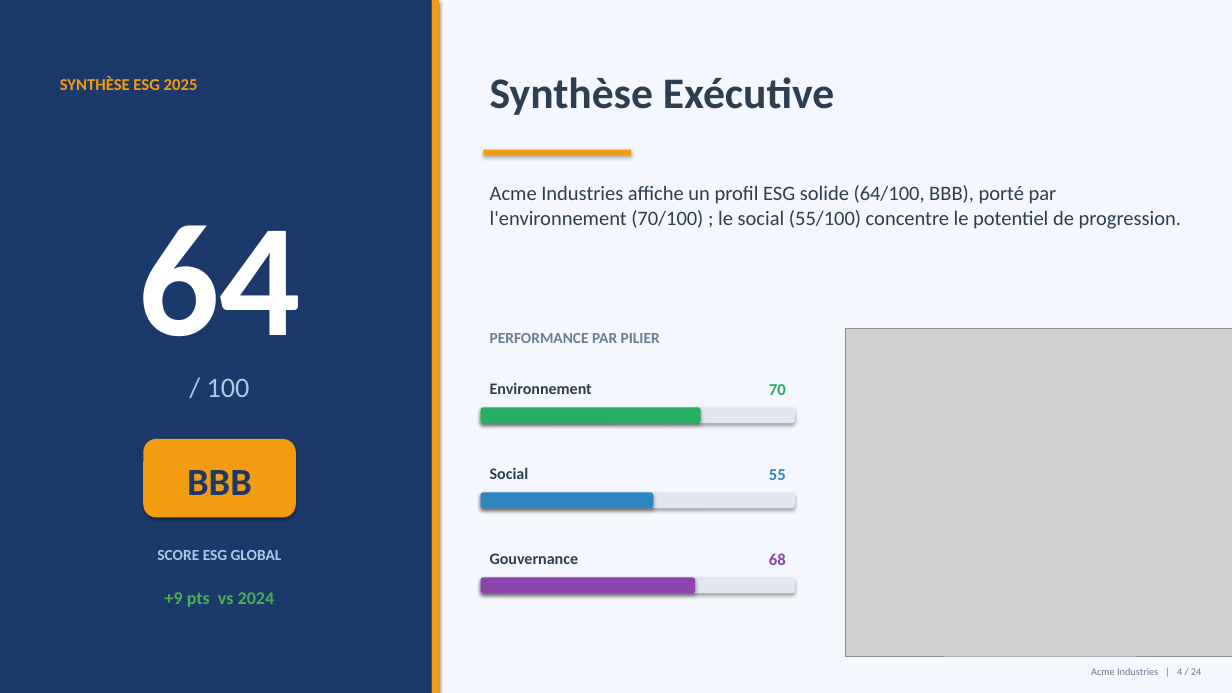
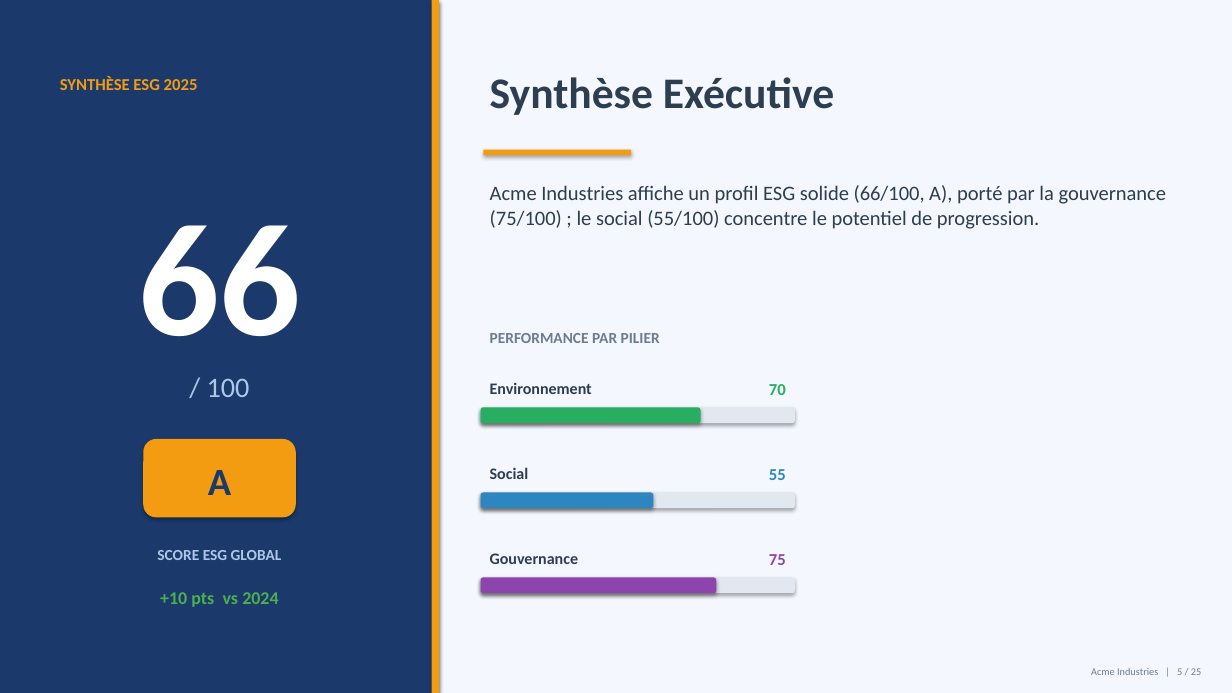
Before and after one commit to mehdiarrais-bot/Ethereal-ESG, a slide deck: slide 5 of examples/Presentation.pptx (slide 4 before the commit). Drawn at 1232x693 pixels with LibreOffice and Linux fonts; fonts in the diff are those of the drawing; grey boxes stand for pictures. Boxes give left, top, right and bottom in pixels: in the first picture for what was removed or moved away, otherwise in the second. Text is boxed around its words. In the diff, an @@ line names an element or a change of style, - is before the commit and + after.

```diff
--- a/examples/Presentation.pptx
+++ b/examples/Presentation.pptx
@@ text at [490,185,1167,229]: text changed @@
-Acme Industries affiche un profil ESG solide (64/100, BBB), porté par l'environnement (70/100) ; le social (55/100) concentre le potentiel de progression.
+Acme Industries affiche un profil ESG solide (66/100, A), porté par la gouvernance (75/100) ; le social (55/100) concentre le potentiel de progression.
@@ text at [138,225,300,336]: text changed @@
-64
+66
@@ picture removed at [846,328,1232,656] @@
@@ text at [208,470,231,495]: text changed @@
-BBB
+A
@@ text at [769,554,786,565]: text changed @@
-68
+75
@@ text at [160,592,278,607]: text changed @@
-+9 pts vs 2024
++10 pts vs 2024
@@ rounded rectangle: place and size @@
-rounded rectangle at [481,578,695,593]
+rounded rectangle at [481,578,716,593]
@@ text at [1091,668,1201,675]: text changed @@
-Acme Industries | 4 / 24
+Acme Industries | 5 / 25
```
Also in this commit, not shown: 23 other slides changed, 1 slide added, 6 other files.
